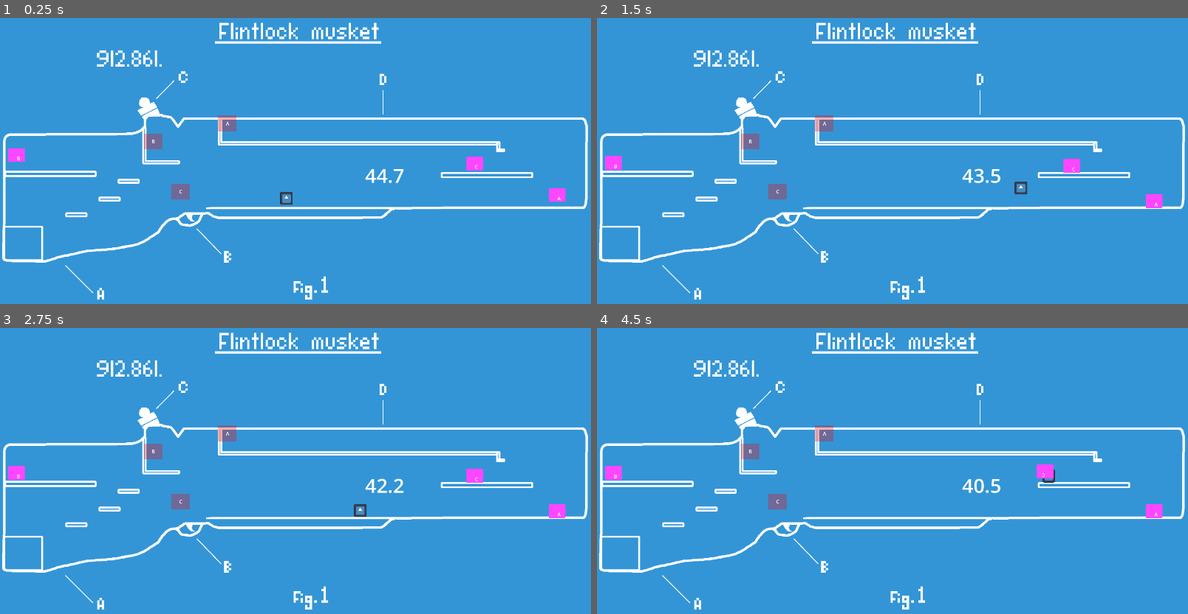
Above: before the commit, frames 1-4 (two rows, left to right).
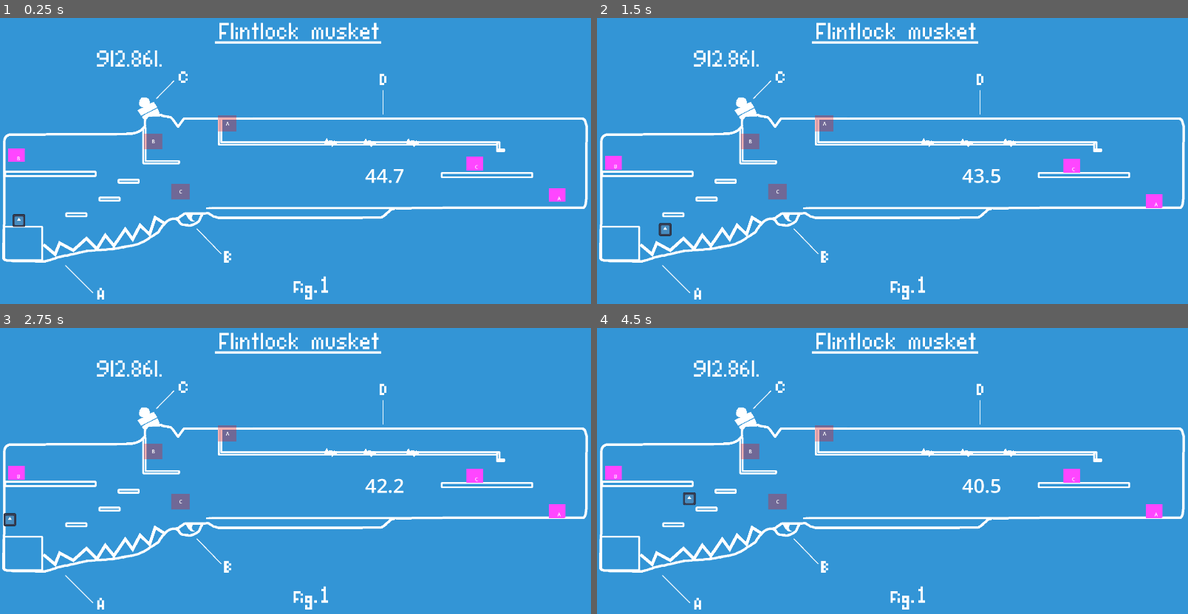
Above: after the commit, the same moments.

Repository: simenhs/piratsyltetoey
Game: Godot game, scene res://scenes/persistent_world/persistent_world.tscn
The game is run twice, just before and just after one commit, with the same random seed, the same clock (stepped at 60 frames per second) and the same inputs. The engine's default icon, where the game draws it, is replaced by a stand-in: a white triangle on a blue panel in a dark square.
Inputs:
- Up to frame 1 (0.25 s): no input
- Up to frame 2 (1.5 s): hold D (right) from 0.53 s (still down); tap Shift (dash) at 0.6 s; tap Space (jump) at 0.77 s; tap E (use) at 1.35 s
- Up to frame 3 (2.75 s): tap Space (jump) at 1.52 s; release D (right) at 2.03 s; hold A (left) from 2.03 s (still down); tap Shift (dash) at 2.1 s
- Up to frame 4 (4.5 s): release A (left) at 2.78 s; hold D (right) 2.78-4.28 s; tap E (use) at 2.85, 4.35 s; tap Space (jump) at 3.02, 3.77 s; tap Shift (dash) at 3.6 s; hold A (left) from 4.28 s (still down)

The runs differ from the first frame. In frame 1, 0.6% of the frame differs, in the area x 2-71%, y 42-84%; in frame 2, 0.6%; in frame 3, 0.6%; in frame 4, 0.8%, in the area x 7-82%, y 42-84%.

Commit message:
added spikes

Diff:
--- a/godot/project.godot
+++ b/godot/project.godot
@@ -86,6 +86,7 @@
 2d_physics/layer_1="world"
 2d_physics/layer_2="player"
 2d_physics/layer_3="picup_objects"
+2d_physics/layer_4="traps"
 
 [rendering]
 
--- a/godot/resources/sound_effects/throw.tres
+++ b/godot/resources/sound_effects/throw.tres
@@ -5,5 +5,5 @@
 
 [resource]
 script = ExtResource("1_ohdff")
-name = "hit_metal"
+name = "throw"
 streams = Array[AudioStream]([ExtResource("2_h2862")])
--- a/godot/scenes/level1/level1.tscn
+++ b/godot/scenes/level1/level1.tscn
@@ -1,9 +1,10 @@
-[gd_scene load_steps=6 format=3 uid="uid://dots7kewpqnio"]
+[gd_scene load_steps=7 format=3 uid="uid://dots7kewpqnio"]
 
 [ext_resource type="PackedScene" uid="uid://dmnhro72jpck8" path="res://scenes/level1/world/world.tscn" id="1_cwunv"]
 [ext_resource type="Script" path="res://scenes/level1/level_1.gd" id="1_rsi31"]
 [ext_resource type="PackedScene" uid="uid://qboe47l73lll" path="res://scenes/level1/player/player.tscn" id="2_qf4gi"]
 [ext_resource type="PackedScene" uid="uid://o2pvq4u3r4ou" path="res://scenes/level1/picup_object/home_position.tscn" id="5_d34i5"]
+[ext_resource type="PackedScene" uid="uid://cns7qe6d4pkwi" path="res://scenes/level1/spikes/spikes.tscn" id="6_altx8"]
 [ext_resource type="PackedScene" uid="uid://dt54hcs35cvuw" path="res://scenes/level1/picup_object/loose_pice.tscn" id="6_ij8bl"]
 
 [node name="Level1" type="Node"]
@@ -13,7 +14,7 @@
 [node name="World" parent="." instance=ExtResource("1_cwunv")]
 
 [node name="Player" parent="." instance=ExtResource("2_qf4gi")]
-position = Vector2(930, 681)
+position = Vector2(61, 768)
 
 [node name="TimerLabel" type="Label" parent="."]
 unique_name_in_owner = true
@@ -57,4 +58,45 @@
 position = Vector2(1811, 670)
 _id = "A"
 
+[node name="Spikes" parent="." instance=ExtResource("6_altx8")]
+
+[node name="Line2D" type="Line2D" parent="Spikes"]
+points = PackedVector2Array(141, 860, 179, 892, 194, 855, 238, 879, 281, 840, 315, 874, 342, 830, 370, 864, 407, 810, 431, 843, 455, 797, 486, 827, 504, 772, 538, 793)
+
+[node name="CollisionPolygon2D" type="CollisionPolygon2D" parent="Spikes"]
+polygon = PackedVector2Array(138, 860, 507, 766, 538, 790, 544, 825, 384, 907, 143, 931)
+
+[node name="Spikes2" parent="." instance=ExtResource("6_altx8")]
+position = Vector2(0, 6)
+
+[node name="Line2D" type="Line2D" parent="Spikes2"]
+position = Vector2(52, 6)
+points = PackedVector2Array(1003, 520, 1009, 511, 1015, 523, 1022, 510, 1028, 522, 1037, 513, 1038, 521)
+
+[node name="CollisionPolygon2D" type="CollisionPolygon2D" parent="Spikes2"]
+position = Vector2(904, -289)
+polygon = PackedVector2Array(148, 804, 191, 805, 192, 816, 148, 818)
+
+[node name="Spikes3" parent="." instance=ExtResource("6_altx8")]
+position = Vector2(127, 7)
+
+[node name="Line2D" type="Line2D" parent="Spikes3"]
+position = Vector2(52, 6)
+points = PackedVector2Array(1003, 520, 1009, 511, 1015, 523, 1022, 510, 1028, 522, 1037, 513, 1038, 521)
+
+[node name="CollisionPolygon2D" type="CollisionPolygon2D" parent="Spikes3"]
+position = Vector2(904, -291)
+polygon = PackedVector2Array(148, 804, 191, 805, 192, 816, 148, 818)
+
+[node name="Spikes4" parent="." instance=ExtResource("6_altx8")]
+position = Vector2(266, 6)
+
+[node name="Line2D" type="Line2D" parent="Spikes4"]
+position = Vector2(52, 6)
+points = PackedVector2Array(1003, 520, 1009, 511, 1015, 523, 1022, 510, 1028, 522, 1037, 513, 1038, 521)
+
+[node name="CollisionPolygon2D" type="CollisionPolygon2D" parent="Spikes4"]
+position = Vector2(904, -291)
+polygon = PackedVector2Array(148, 804, 191, 805, 192, 816, 148, 818)
+
 [connection signal="timeout" from="Timer" to="." method="_on_timer_timeout"]
--- a/godot/scenes/level1/picup_object/loose_pice.gd
+++ b/godot/scenes/level1/picup_object/loose_pice.gd
@@ -6,7 +6,8 @@
 
 var _lock_transform : Transform2D
 var _locked := false
-var attatched_to : Player = null
+var attatched_to : Player = null : set = set_attached_to
+var _spaw_position : Transform2D
 
 
 @onready var picup_area_2d: Area2D = %PicupArea2D
@@ -15,6 +16,7 @@
 
 func _ready() -> void:
 	set_id(_id)
+	_spaw_position = transform
 
 func _integrate_forces(state):
 	if attatched_to != null:
@@ -63,3 +65,24 @@
 	_id = value
 	if is_instance_valid(loose_pice_label):
 		loose_pice_label.text = _id
+
+
+func _on_body_entered(body: Node) -> void:
+	globals.play_sound("hit_metal") #todo detect hitd ting floor or walls
+
+func set_attached_to(value):
+	if value == null:
+		if is_instance_valid(attatched_to):
+			attatched_to.drop_items.disconnect(respawn)
+		attatched_to = value
+	else :
+		attatched_to = value
+		attatched_to.drop_items.connect(respawn)
+
+
+func respawn():
+	#freeze_mode = FreezeMode.FREEZE_MODE_KINEMATIC
+	#freeze = true
+	#position = _spaw_position
+	attatched_to = null
+	PhysicsServer2D.body_set_state(self, PhysicsServer2D.BODY_STATE_TRANSFORM, _spaw_position)
--- a/godot/scenes/level1/picup_object/loose_pice.tscn
+++ b/godot/scenes/level1/picup_object/loose_pice.tscn
@@ -11,7 +11,9 @@
 [node name="LoosePice" type="RigidBody2D"]
 collision_layer = 4
 collision_mask = 7
+continuous_cd = 1
 contact_monitor = true
+max_contacts_reported = 100
 script = ExtResource("1_i5jbi")
 
 [node name="CollisionShape2D" type="CollisionShape2D" parent="."]
@@ -37,3 +39,5 @@
 
 [node name="CollisionShape2D" type="CollisionShape2D" parent="PicupArea2D"]
 shape = SubResource("CircleShape2D_3i2b6")
+
+[connection signal="body_entered" from="." to="." method="_on_body_entered"]
--- a/godot/scenes/level1/player/player.gd
+++ b/godot/scenes/level1/player/player.gd
@@ -1,6 +1,7 @@
 class_name Player
 extends CharacterBody2D
 
+signal drop_items
 
 const SPEED :float = 300.0
 const JUMP_VELOCITY :float = -400.0
@@ -13,11 +14,15 @@
 var bounce_count : int = 0
 var was_on_floor :bool
 var bounsing = false
+var spawn_position : Vector2
 
 
 @onready var coyote_timer: Timer = %CoyoteTimer
 @onready var jump_buffer_timer: Timer = %JumpBufferTimer
 @onready var hand_position: Marker2D = %HandPosition
+
+func _ready() -> void:
+	spawn_position = position
 
 func _physics_process(delta: float) -> void:
 	_move(delta)
@@ -122,3 +127,7 @@
 
 func get_global_hand_transform():
 	return hand_position.global_transform
+
+func respawn():
+	position = spawn_position
+	drop_items.emit()
--- /dev/null
+++ b/godot/scenes/level1/spikes/spikes.gd
@@ -0,0 +1,11 @@
+extends Area2D
+
+
+
+
+func _on_body_entered(body: Node2D) -> void:
+	if body is Player:
+		body.respawn()
+
+	if body is LoosePice:
+		body.respawn()
--- /dev/null
+++ b/godot/scenes/level1/spikes/spikes.tscn
@@ -0,0 +1,10 @@
+[gd_scene load_steps=2 format=3 uid="uid://cns7qe6d4pkwi"]
+
+[ext_resource type="Script" path="res://scenes/level1/spikes/spikes.gd" id="1_hvkn2"]
+
+[node name="Spikes" type="Area2D"]
+collision_layer = 8
+collision_mask = 6
+script = ExtResource("1_hvkn2")
+
+[connection signal="body_entered" from="." to="." method="_on_body_entered"]
--- a/godot/scenes/level1/world/world.tscn
+++ b/godot/scenes/level1/world/world.tscn
@@ -15,6 +15,7 @@
 size = Vector2(296.5, 17)
 
 [node name="World" type="StaticBody2D"]
+collision_mask = 5
 
 [node name="CollisionPolygon2D3" type="CollisionPolygon2D" parent="."]
 polygon = PackedVector2Array(706, 441, 710, 538, 1611, 538, 1612, 558, 1641, 560, 1639, 546, 1624, 548, 1625, 525, 722, 521, 726, 437)
Not shown, changed: godot/assets/audio/pop.mp3.import
Not shown, changed: godot/assets/audio/pop.mp3
